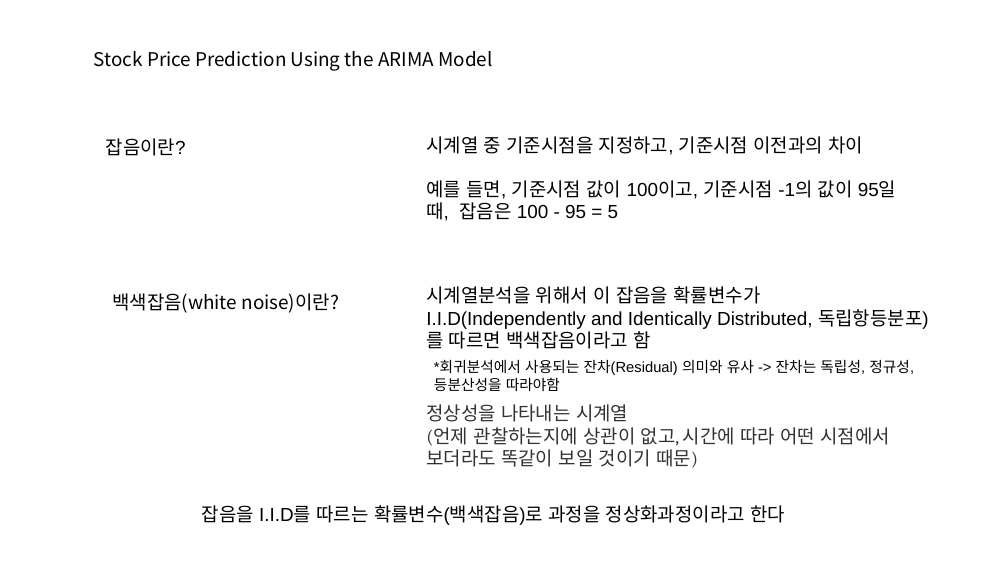
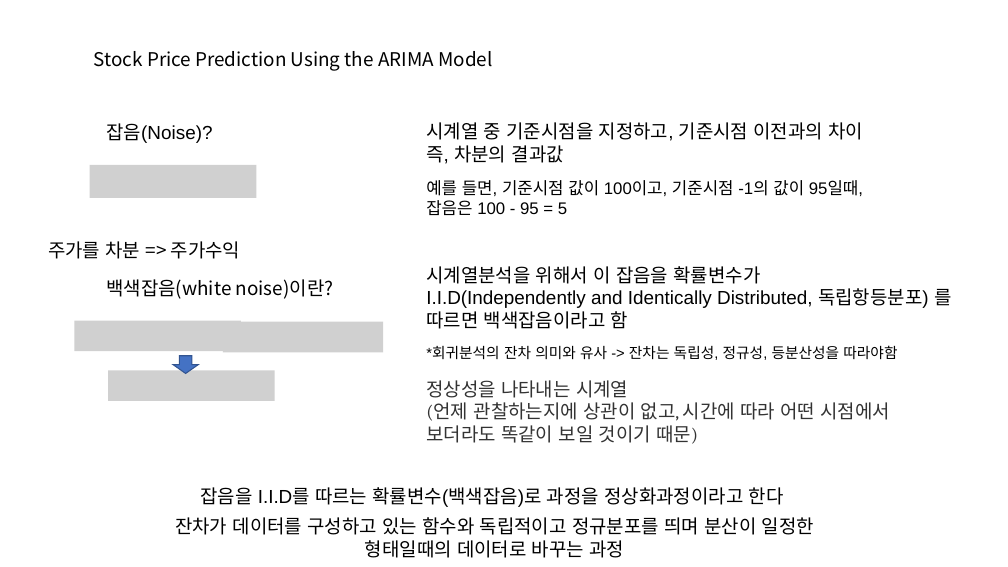
Before and after one commit to ejihoon6065/Project_TurnAround, a slide deck: slide 7 of YG엔터주분석/멘토님미팅발표자료/관련논문조사_4주차.pptx (slide 4 before the commit). Drawn at 1008x567 pixels with LibreOffice and Linux fonts; fonts in the diff are those of the drawing; grey boxes stand for pictures. Boxes give left, top, right and bottom in pixels: in the first picture for what was removed or moved away, otherwise in the second. Text is boxed around its words. In the diff, an @@ line names an element or a change of style, - is before the commit and + after.

```diff
--- a/YG엔터주분석/멘토님미팅발표자료/관련논문조사_4주차.pptx
+++ b/YG엔터주분석/멘토님미팅발표자료/관련논문조사_4주차.pptx
@@ text "시계열 중 기준시점을 지정하고, 기준시점 ...": place and size @@
-text "시계열 중 기준시점을 지정하고, 기준시점 ..." at (426,136,863,155)
+text "시계열 중 기준시점을 지정하고, 기준시점 ..." at (426,122,863,164)
@@ text at (106,123,212,143): text changed @@
-잡음이란?
+잡음(Noise)?
@@ text at (426,145,564,164): paragraph added @@
+즉, 차분의 결과값
@@ picture added at (90,165,256,198) @@
@@ text "예를 들면, 기준시점 값이 100이고, ..." at (426,180,863,215): size 18 to 16 pt @@
@@ text added at (48,241,241,259), 18 pt, text #000000 @@
+주가를 차분 => 주가수익
@@ text "시계열분석을 위해서 이 잡음을 확률변수가": place and size @@
-text "시계열분석을 위해서 이 잡음을 확률변수가" at (426,286,929,349)
+text "시계열분석을 위해서 이 잡음을 확률변수가" at (426,266,951,329)
@@ text "백색잡음(white noise)이란?": place and size @@
-text "백색잡음(white noise)이란?" at (112,293,340,313)
+text "백색잡음(white noise)이란?" at (106,279,334,299)
@@ text at (426,288,951,329): text changed @@
-I.I.D(Independently and Identically Distributed, 독립항등분포) 를 따르면 백색잡음이라고 함
+I.I.D(Independently and Identically Distributed, 독립항등분포) 를
+따르면 백색잡음이라고 함
@@ picture added at (74,321,240,351) @@
@@ picture added at (223,321,383,352) @@
@@ down arrow added at (173,356,198,374), fill #4472C4, outline #325491 1 pt @@
@@ text at (426,345,897,360): text changed @@
-*회귀분석에서 사용되는 잔차(Residual) 의미와 유사 -> 잔차는 독립성, 정규성, 등분산성을 따라야함
+*회귀분석의 잔차 의미와 유사 -> 잔차는 독립성, 정규성, 등분산성을 따라야함
@@ picture added at (108,371,274,401) @@
@@ text "정상성을 나타내는 시계열": place and size @@
-text "정상성을 나타내는 시계열" at (426,404,891,468)
+text "정상성을 나타내는 시계열" at (426,380,891,444)
@@ text "잡음을 I.I.D를 따르는 확률변수(백색잡음)로 과정을 ...": place and size @@
-text "잡음을 I.I.D를 따르는 확률변수(백색잡음)로 과정을 ..." at (202,505,785,525)
+text "잡음을 I.I.D를 따르는 확률변수(백색잡음)로 과정을 ..." at (200,487,784,507)
@@ text added at (175,517,814,558), 18 pt, text #000000 @@
+잔차가 데이터를 구성하고 있는 함수와 독립적이고 정규분포를 띄며 분산이 일정한 형태일때의 데이터로 바꾸는 과정
```
Also in this commit, not shown: 7 other slides changed, 12 slides added, 5 slides removed, 10 other files.
